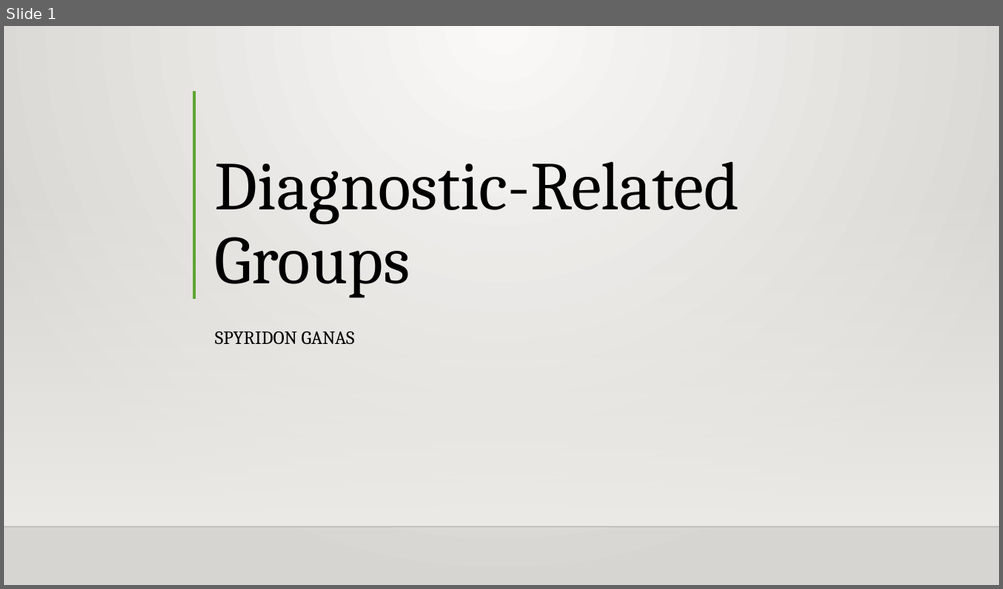
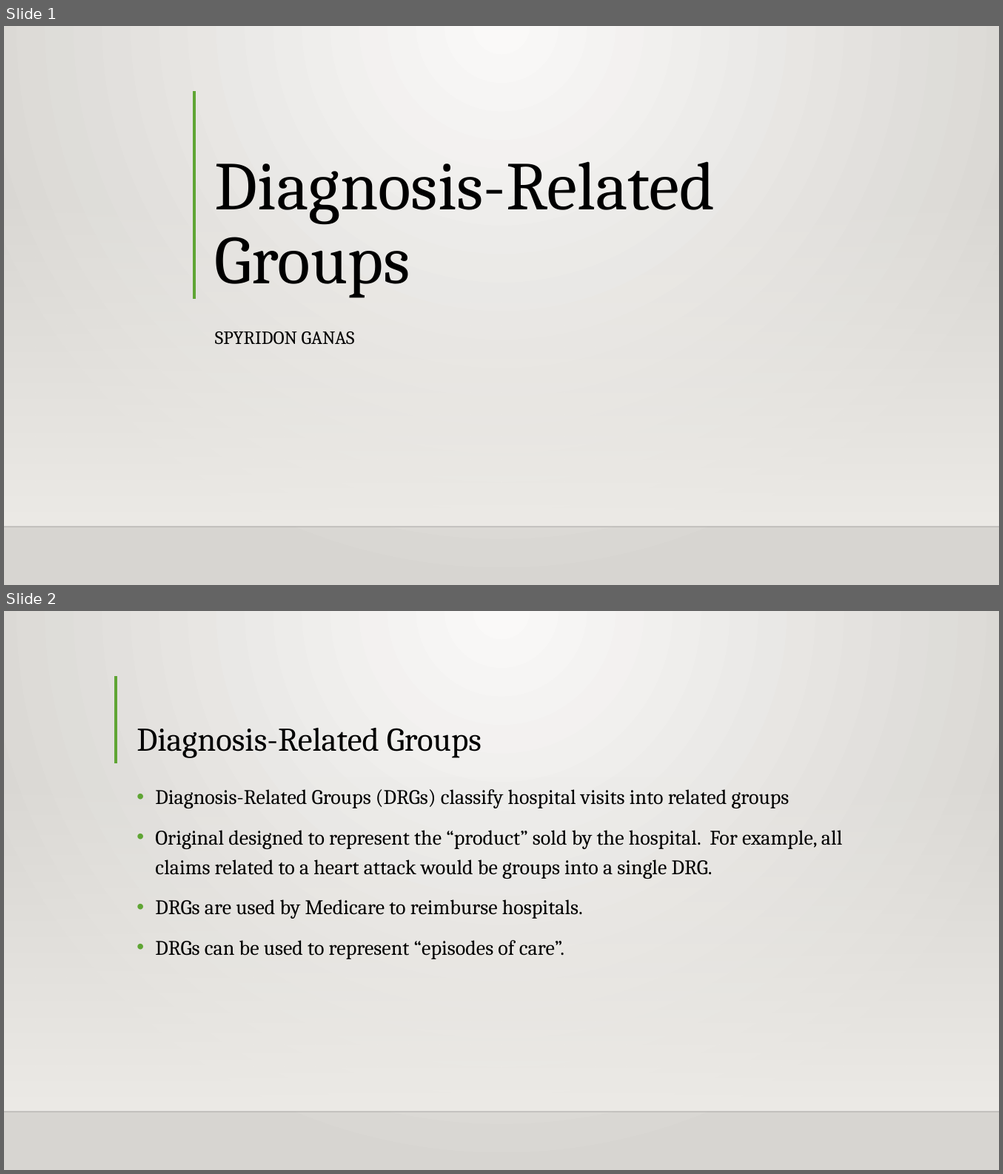
Before and after one commit to Intro-to-APCD/Intro-to-APCD.github.io, a slide deck: PowerPoints/Phase 3 - Claims Terminology/015 What is a DRG.pptx. Shown one above the other, each under a label of ours: slide 1 before the commit, slides 1 and 2 after it. The pictures are 1003x589 and 1003x1174 pixels, drawn with LibreOffice and Linux fonts; fonts in the diff are those of the drawing; background and template pictures are left out. Boxes give left, top, right and bottom in pixels: in the first picture for what was removed or moved away, otherwise in the second. Text is boxed around its words. In the diff, an @@ line names an element or a change of style, - is before the commit and + after.

Commit message:
worked on claim code presentations

```diff
--- a/PowerPoints/Phase 3 - Claims Terminology/015 What is a DRG.pptx
+++ b/PowerPoints/Phase 3 - Claims Terminology/015 What is a DRG.pptx
@@ slide 2 added at [4,611,999,1170], background gradient #FAFAF9 to #D7D5D2; not listed: 2 template elements that a slide beside it also shows @@
@@ line added from (116, 676) to (116, 763), #5FA534 3 pt @@
@@ title added at [136,728,481,758], 32 pt, text #000000 @@
+Diagnosis-Related Groups
@@ text added at [155,789,842,960], 20 pt, text #000000 @@
+• Diagnosis-Related Groups (DRGs) classify hospital visits into related groups
+• Original designed to represent the “product” sold by the hospital. For example, all claims related to a heart attack would be groups into a single DRG.
+• DRGs are used by Medicare to reimburse hospitals.
+• DRGs can be used to represent “episodes of care”.
@@ slide 1 changed as well @@
@@ title at [215,161,715,298]: text changed @@
-Diagnostic-Related
-Groups
+Diagnosis-Related
+Groups
```
Also in this commit, not shown: 1 other slide added, 4 slides removed, 3 other files.
